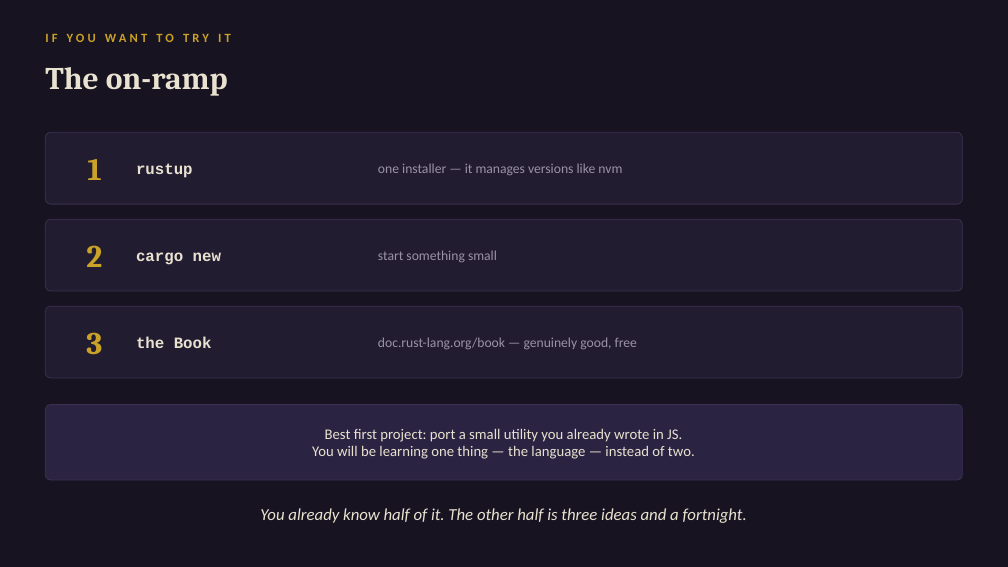
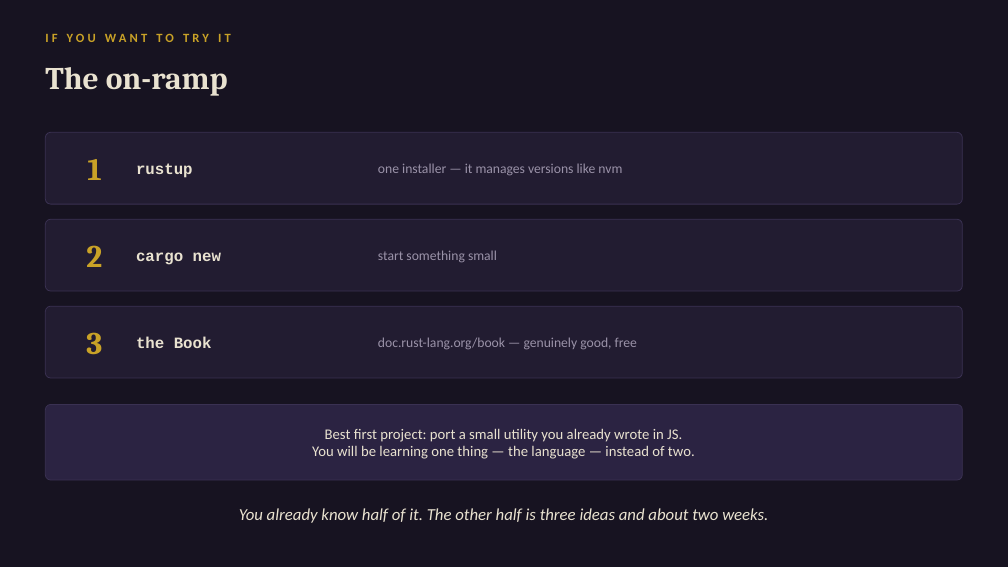
Before and after one commit to daniel0mullins/WickedWays, a slide deck: slide 11 of docs/talks/decks/06-rust-for-js-devs.pptx. Drawn at 1008x567 pixels with LibreOffice and Linux fonts; fonts in the diff are those of the drawing. Boxes give left, top, right and bottom in pixels: in the first picture for what was removed or moved away, otherwise in the second. Text is boxed around its words. In the diff, an @@ line names an element or a change of style, - is before the commit and + after.

```diff
--- a/docs/talks/decks/06-rust-for-js-devs.pptx
+++ b/docs/talks/decks/06-rust-for-js-devs.pptx
@@ text at <box>239,508,768,523</box>: text changed @@
-You already know half of it. The other half is three ideas and a fortnight.
+You already know half of it. The other half is three ideas and about two weeks.
```
Also in this commit, not shown: 1 other slide changed, 1 other file.
